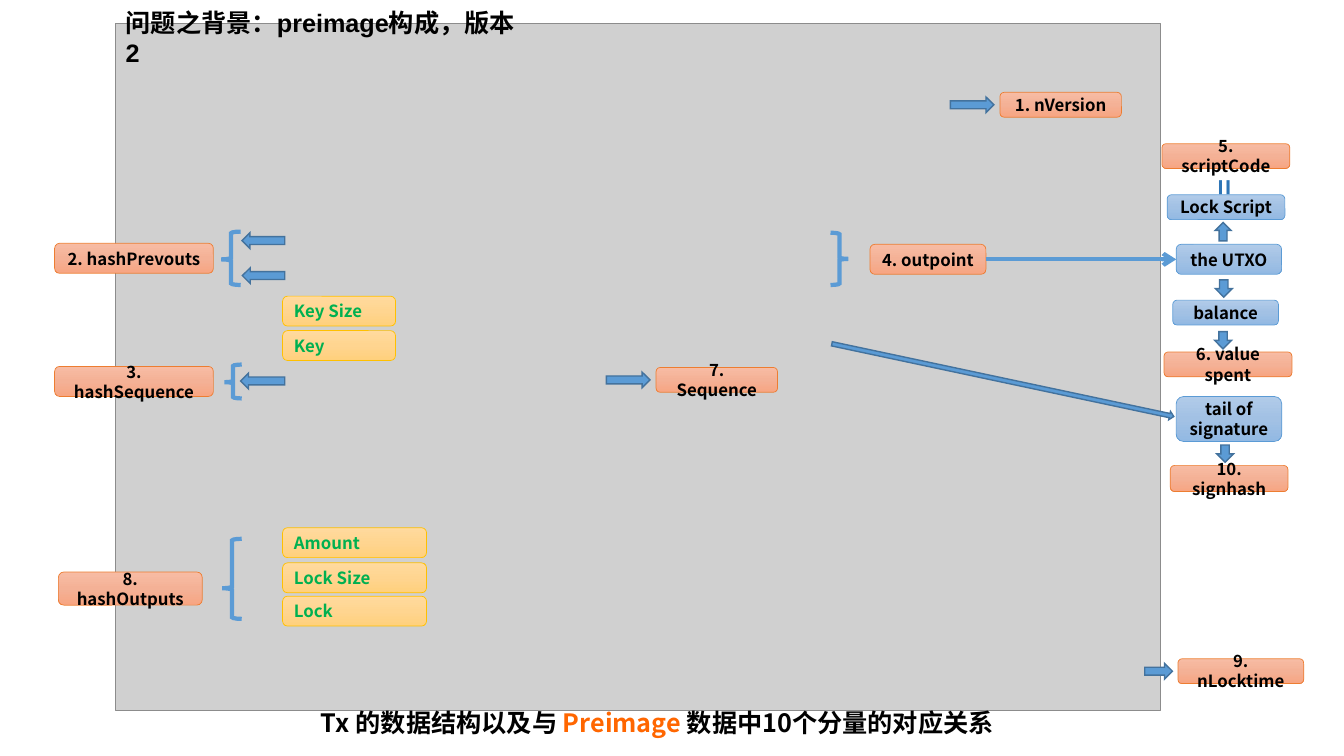
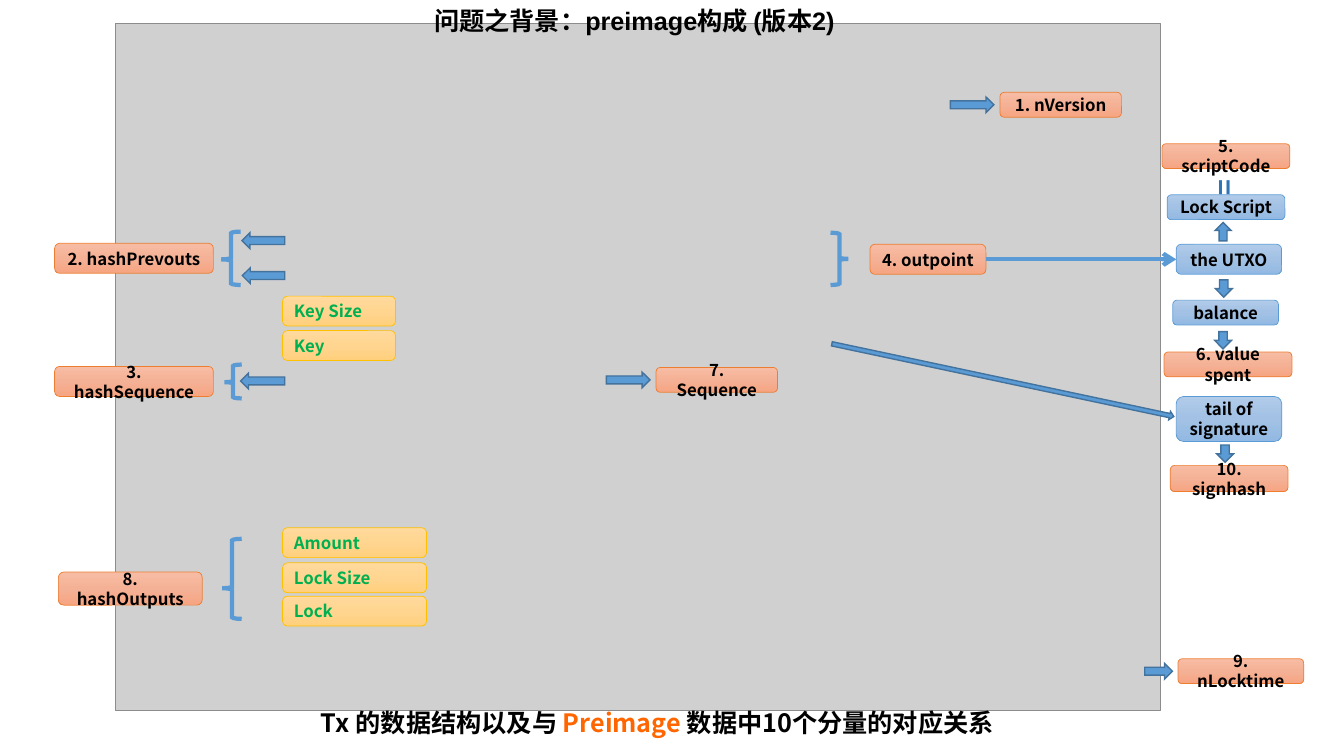
Before and after one commit to TuringBitChain/Document, a slide deck: slide 3 of Solve_BSV-L1-Contract_BackToGenesis_Problem_WithoutHardFork.pptx. Drawn at 1344x756 pixels with LibreOffice and Linux fonts; fonts in the diff are those of the drawing; grey boxes stand for pictures. Boxes give left, top, right and bottom in pixels: in the first picture for what was removed or moved away, otherwise in the second. Text is boxed around its words. In the diff, an @@ line names an element or a change of style, - is before the commit and + after.

```diff
--- a/Solve_BSV-L1-Contract_BackToGenesis_Problem_WithoutHardFork.pptx
+++ b/Solve_BSV-L1-Contract_BackToGenesis_Problem_WithoutHardFork.pptx
@@ text at [434,4,834,36]: text changed @@
-问题之背景：preimage构成，版本2
+问题之背景：preimage构成 (版本2)
```
Also in this commit, not shown: 6 other slides changed.
